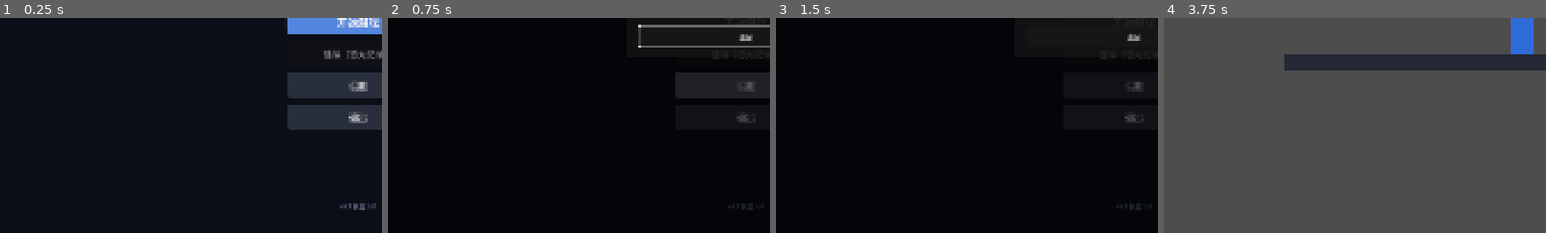
Above: before the commit, frames 1-4 (left to right).
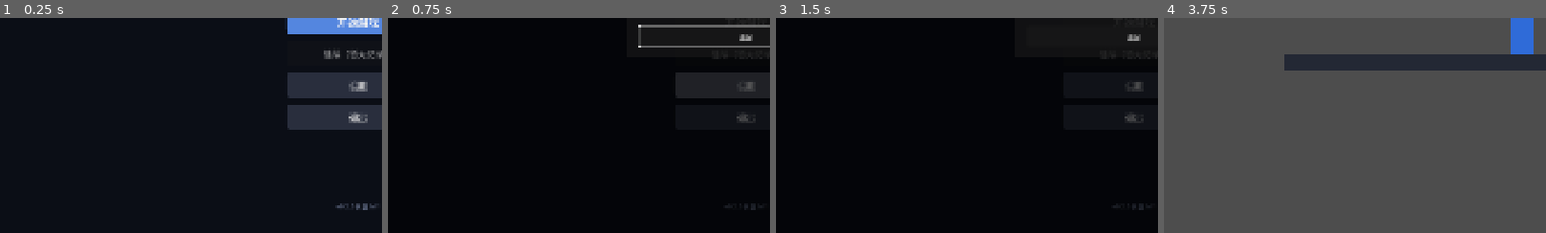
Above: after the commit, the same moments.

Repository: e-fity/self-development-salvation
Game: Godot game, scene res://scenes/ui/title.tscn
Same seed, same stepped clock (60 frames per second), same inputs: the game is played once before the commit and once after it.
Inputs:
- Up to frame 1 (0.25 s): no input
- Up to frame 2 (0.75 s): click "设置" at 0.5 s
- Up to frame 3 (1.5 s): click "显示伤害数字" at 1.25 s
- Up to frame 4 (3.75 s): click "显示教学提示" at 2 s; click "返回" at 2.75 s; click "开始游戏" at 3.5 s
The pictures show only the part of the screen within x 3-53%, y 50-100%; the shares and areas given below are measured in that part.

The runs differ from the first frame. In frame 1, 0.2% of the frame differs, in the area x 87-98%, y 86-90%; in frame 2, less than 0.1%; in frame 3, less than 0.1%; in frame 4, nothing differs.

Commit message:
refactor(game): 清理 P3 九条（数值入表、共用判定查询、缓存组引用）
- player.json 新增 feedback 段：击退/受击无敌/重生延迟/连击窗口
- 新增 scenes/combat/rect_query.gd，木桩与 Boss 共用复用查询对象
- 木桩/Boss/关卡/教学层缓存玩家与 Boss 引用，失效才查组
- 结果页/设置面板改用 preload 常量；版本号读 project.godot
- 结算页展示评分分项；_show_results 加 in-tree 守卫
- 冒烟 72 → 74 条，门禁 15 项全过

Diff:
--- a/game/autoload/game_data.gd
+++ b/game/autoload/game_data.gd
@@ -19,6 +19,8 @@
 	"move": {"speed": 220.0, "jump_velocity": -520.0, "gravity": 1400.0,
 		"max_jumps": 2, "second_jump_scale": 0.8},
 	"combo_grace": 0.45,
+	"feedback": {"hurt_knockback": 240.0, "hurt_invuln": 0.5,
+		"respawn_delay": 1.5, "combo_reset": 3.0},
 	"attacks": [
 		{"startup": 2, "active": 1, "recover": 3, "mult": 1.0, "knockback": 60.0},
 		{"startup": 2, "active": 1, "recover": 3, "mult": 1.0, "knockback": 60.0},
--- a/game/data/player.json
+++ b/game/data/player.json
@@ -14,6 +14,12 @@
     "second_jump_scale": 0.8
   },
   "combo_grace": 0.45,
+  "feedback": {
+    "hurt_knockback": 240.0,
+    "hurt_invuln": 0.5,
+    "respawn_delay": 1.5,
+    "combo_reset": 3.0
+  },
   "attacks": [
     {
       "startup": 2,
--- a/game/project.godot
+++ b/game/project.godot
@@ -11,6 +11,7 @@
 [application]
 
 config/name="salvation"
+config/version="0.2.0"
 run/main_scene="res://scenes/ui/title.tscn"
 config/features=PackedStringArray("4.7", "GL Compatibility")
 config/icon="res://icon.svg"
--- /dev/null
+++ b/game/scenes/combat/rect_query.gd
@@ -0,0 +1,27 @@
+class_name RectQuery
+extends RefCounted
+## 可复用的矩形范围查询：shape / query 只在构造时建一次，之后改尺寸和位置就行
+## 木桩和 Boss 的「身前一盒」判定共用这一份，避免在物理帧里反复 new
+
+var shape := RectangleShape2D.new()
+var query := PhysicsShapeQueryParameters2D.new()
+
+
+func _init() -> void:
+	query.shape = shape
+	query.collide_with_areas = false
+	query.collide_with_bodies = true
+
+
+## 以 center 为中心、size 为尺寸查一次物理空间，返回命中的节点
+func bodies(space: PhysicsDirectSpaceState2D, center: Vector2, size: Vector2,
+		mask: int, max_results := 8) -> Array[Node]:
+	shape.size = size
+	query.transform = Transform2D(0.0, center)
+	query.collision_mask = mask
+	var out: Array[Node] = []
+	for hit in space.intersect_shape(query, max_results):
+		var node := hit.get("collider") as Node
+		if node != null:
+			out.append(node)
+	return out
--- a/game/scenes/enemies/boss.gd
+++ b/game/scenes/enemies/boss.gd
@@ -54,6 +54,9 @@
 var _blade: Polygon2D
 var _aim: Polygon2D
 var _aim_line: Line2D
+## 招式判定共用一份矩形查询对象，不在每次出招时 new
+var _rect := RectQuery.new()
+var _player: Node2D
 
 @onready var visual: Node2D = $Visual
 @onready var flash_poly: Polygon2D = $Visual/Flash
@@ -119,7 +122,7 @@
 	if _dead or _busy:
 		return
 
-	var player := get_tree().get_first_node_in_group("player")
+	var player := _find_player()
 	if player == null:
 		return
 
@@ -138,6 +141,13 @@
 	if _atk_timer <= 0.0:
 		_busy = true
 		_choose_attack(player)
+
+
+## 玩家引用缓存：失踪（重生/换场景）才重新查组，避免每物理帧扫树
+func _find_player() -> Node2D:
+	if not is_instance_valid(_player):
+		_player = get_tree().get_first_node_in_group("player") as Node2D
+	return _player
 
 
 func _face(player: Node) -> void:
@@ -238,16 +248,8 @@
 ## 矩形判定盒里有没有玩家（用物理查询，和玩家的判定方式一致）
 func _hits_player(center: Vector2, size: Vector2) -> bool:
 	var space := get_world_2d().direct_space_state
-	var shape := RectangleShape2D.new()
-	shape.size = size
-	var query := PhysicsShapeQueryParameters2D.new()
-	query.shape = shape
-	query.transform = Transform2D(0.0, center)
-	query.collision_mask = 1          # 只查玩家层
-	query.collide_with_areas = false
-	for hit in space.intersect_shape(query, 4):
-		var body = hit.get("collider")
-		if body != null and body.has_method("take_damage"):
+	for body in _rect.bodies(space, center, size, 1, 4):
+		if body.has_method("take_damage"):
 			return true
 	return false
 
--- a/game/scenes/enemies/enemy_dummy.gd
+++ b/game/scenes/enemies/enemy_dummy.gd
@@ -33,8 +33,8 @@
 var _walk_vx := 0.0
 var _slash: Line2D
 ## 判定用的形状与查询对象只建一次；attack_range/height 变了才改 size
-var _hit_shape: RectangleShape2D
-var _hit_query: PhysicsShapeQueryParameters2D
+var _rect := RectQuery.new()
+var _player: Node2D
 
 @onready var visual: Node2D = $Visual
 @onready var flash: Polygon2D = $Visual/Flash
@@ -57,14 +57,10 @@
 	_slash.visible = false
 	visual.add_child(_slash)
 
-	_hit_shape = RectangleShape2D.new()
-	_hit_shape.size = Vector2(attack_range, attack_height)
-	_hit_query = PhysicsShapeQueryParameters2D.new()
-	_hit_query.shape = _hit_shape
-	_hit_query.collision_mask = 1          # 只查玩家层
-	_hit_query.collide_with_areas = false
-
-
+	_rect.shape.size = Vector2(attack_range, attack_height)
+
+
+## 字段名对照：JSON 的 sight → sight_range、windup → windup_time（多带单位，读代码时更清楚）
 func _load_data() -> void:
 	var d: Dictionary = Data.enemies.get("melee", {})
 	max_hp = Data.num(d, "max_hp", max_hp)
@@ -132,9 +128,16 @@
 	_update_attack(delta)
 
 
+## 玩家引用缓存：失踪（重生/换场景）才重新查组，避免每物理帧扫树
+func _find_player() -> Node2D:
+	if not is_instance_valid(_player):
+		_player = get_tree().get_first_node_in_group("player") as Node2D
+	return _player
+
+
 ## 前摇 0.45s（变红）→ 还在范围内就造成伤害
 func _update_attack(delta: float) -> void:
-	var player := get_tree().get_first_node_in_group("player")
+	var player := _find_player()
 	if player == null:
 		return
 
@@ -180,19 +183,11 @@
 ## 用「盒子能不能盖住玩家」代替「中心距 < 半径」，两种体型之间的手感才一致
 ## 形状/查询对象在 _ready 预建并复用，不在每个物理帧 new
 func _hits_player() -> bool:
-	var size := Vector2(attack_range, attack_height)
-	if _hit_shape.size != size:
-		_hit_shape.size = size
-	_hit_query.shape = _hit_shape
-
+	var center := global_position + Vector2(
+		_facing * (30.0 + attack_range * 0.5), -attack_height * 0.5)
 	var space := get_world_2d().direct_space_state
-	_hit_query.transform = Transform2D(
-		0.0,
-		global_position + Vector2(_facing * (30.0 + attack_range * 0.5), -attack_height * 0.5)
-	)
-	for hit in space.intersect_shape(_hit_query, 4):
-		var body = hit.get("collider")
-		if body != null and body.has_method("take_damage"):
+	for body in _rect.bodies(space, center, Vector2(attack_range, attack_height), 1, 4):
+		if body.has_method("take_damage"):
 			return true
 	return false
 
--- a/game/scenes/levels/level.gd
+++ b/game/scenes/levels/level.gd
@@ -1,5 +1,7 @@
 extends Node2D
 ## 关卡：检查点（节点位置即逻辑位置）、金币、结算
+
+const RESULTS_SCRIPT := preload("res://scenes/ui/results.gd")
 
 ## 检查点 x 坐标，_ready 时从场景里的 Checkpoint* 节点读取并排序
 var checkpoints: Array[float] = []
@@ -12,6 +14,9 @@
 var _taken := 0
 var _boss_seen := false
 var _finished := false
+## 玩家/Boss 引用缓存：失效（重生、Boss 被清掉）才重新查组
+var _player: Node2D
+var _boss: Node2D
 
 
 func _ready() -> void:
@@ -44,8 +49,14 @@
 	elapsed += delta
 
 
+func _find_player() -> Node2D:
+	if not is_instance_valid(_player):
+		_player = get_tree().get_first_node_in_group("player") as Node2D
+	return _player
+
+
 func _track_checkpoints() -> void:
-	var player := get_tree().get_first_node_in_group("player")
+	var player := _find_player()
 	if player == null:
 		return
 
@@ -59,8 +70,9 @@
 
 
 func _track_boss() -> void:
-	var boss := get_tree().get_first_node_in_group("boss")
-	if boss != null:
+	if not is_instance_valid(_boss):
+		_boss = get_tree().get_first_node_in_group("boss") as Node2D
+	if _boss != null:
 		_boss_seen = true
 	elif _boss_seen and not _finished:
 		_finished = true
@@ -74,7 +86,10 @@
 
 
 func _show_results() -> void:
-	var player := get_tree().get_first_node_in_group("player")
+	# 场景已经切走就不要再建结算页（await 期间可能换场景）
+	if not is_inside_tree():
+		return
+	var player := _find_player()
 	var stats := {
 		"time": elapsed,
 		"hits": player.hits_taken if player != null else 0,
@@ -90,7 +105,7 @@
 		if n != null:
 			n.visible = false
 
-	var screen: Node = load("res://scenes/ui/results.gd").new()
+	var screen: Node = RESULTS_SCRIPT.new()
 	add_child(screen)
 	screen.setup(stats)
 	get_tree().paused = true
--- a/game/scenes/player/player.gd
+++ b/game/scenes/player/player.gd
@@ -35,6 +35,12 @@
 var dash_cooldown := 6.0
 var dash_mult := 1.5
 var dash_knockback := 120.0
+
+# 受击/重生反馈（data/player.json 的 feedback 段）
+var hurt_knockback := 240.0
+var hurt_invuln_time := 0.5
+var respawn_delay := 1.5
+var combo_reset_time := 3.0
 
 @export var attack_power := 12.0        # PRD：ATK 初始 12
 @export var hitbox_size := Vector2(100, 130)
@@ -155,6 +161,11 @@
 
 	fps = Data.num(d, "fps", fps)
 	combo_grace = Data.num(d, "combo_grace", combo_grace)
+	var fb: Dictionary = d.get("feedback", {})
+	hurt_knockback = Data.num(fb, "hurt_knockback", hurt_knockback)
+	hurt_invuln_time = Data.num(fb, "hurt_invuln", hurt_invuln_time)
+	respawn_delay = Data.num(fb, "respawn_delay", respawn_delay)
+	combo_reset_time = Data.num(fb, "combo_reset", combo_reset_time)
 	attacks = d.get("attacks", attacks)
 	air_attack = d.get("air_attack", air_attack)
 	max_air_attacks = int(Data.num(air_attack, "max_uses", float(max_air_attacks)))
@@ -245,9 +256,9 @@
 		return
 	hp = maxf(0.0, hp - amount)
 	hits_taken += 1
-	_hurt_invuln = 0.5
+	_hurt_invuln = hurt_invuln_time
 	# 击退不能直接写 velocity.x——_process_move 每帧都会覆盖它，会变成 0
-	_knock = from_dir * 240.0
+	_knock = from_dir * hurt_knockback
 	Fx.impact(amount, false)   # 挨打也要有停顿和震屏，音效下面单独播
 	Audio.play_varied("hurt", -2.0)
 	Fx.damage_number(global_position + Vector2(0, -230), amount, Color(1.0, 0.42, 0.36))
@@ -268,8 +279,8 @@
 	state = State.DEAD
 	velocity = Vector2.ZERO
 	visual.modulate = Color(1, 1, 1, 0.25)
-	print("[玩家] 倒下，1.5 秒后从检查点重生")
-	await get_tree().create_timer(1.5).timeout
+	print("[玩家] 倒下，%.1f 秒后从检查点重生" % respawn_delay)
+	await get_tree().create_timer(respawn_delay).timeout
 	_respawn()
 
 
@@ -560,5 +571,5 @@
 		# 连击计数：每命中一个目标 +1，3 秒内不断
 		combo += 1
 		max_combo = maxi(max_combo, combo)
-		_combo_timer = 3.0
+		_combo_timer = combo_reset_time
 		Fx.impact(biggest)
--- a/game/scenes/ui/results.gd
+++ b/game/scenes/ui/results.gd
@@ -86,6 +86,16 @@
 		line.horizontal_alignment = HORIZONTAL_ALIGNMENT_CENTER
 		box.add_child(line)
 
+	# 分项分展示出来，方便知道评级差在哪（也顺手用上 _score 的三个分项）
+	var score := _score()
+	var breakdown := Label.new()
+	breakdown.text = "评分 %d · 时间 %d / 受伤 %d / 连击 %d" % [
+		int(score["total"]), int(score["time"]), int(score["hits"]), int(score["combo"])]
+	breakdown.add_theme_font_size_override("font_size", 18)
+	breakdown.add_theme_color_override("font_color", Color(0.6, 0.66, 0.78))
+	breakdown.horizontal_alignment = HORIZONTAL_ALIGNMENT_CENTER
+	box.add_child(breakdown)
+
 	var spacer := Control.new()
 	spacer.custom_minimum_size = Vector2(0, 18)
 	box.add_child(spacer)
--- a/game/scenes/ui/title.gd
+++ b/game/scenes/ui/title.gd
@@ -3,6 +3,9 @@
 ## 继续按钮只在有通关记录时可用（读 Save.data）
 
 const LEVEL_SCENE := "res://scenes/levels/level.tscn"
+const SETTINGS_PANEL := preload("res://scenes/ui/settings_panel.gd")
+## 版本号只在 project.godot 维护一份，界面直接读
+const FALLBACK_VERSION := "0.2.0"
 
 var _continue_btn: Button
 var _start_btn: Button
@@ -81,7 +84,8 @@
 	box.add_child(quit)
 
 	var foot := Label.new()
-	foot.text = "v0.2 灰盒 M1"
+	var version := str(ProjectSettings.get_setting("application/config/version", FALLBACK_VERSION))
+	foot.text = "v%s 灰盒 M1" % version
 	foot.add_theme_font_size_override("font_size", 16)
 	foot.add_theme_color_override("font_color", Color(0.38, 0.42, 0.52))
 	foot.position = Vector2(0, 1000)
@@ -135,7 +139,7 @@
 	_settings_open = true
 	_start_btn.disabled = true
 	_continue_btn.disabled = true
-	var panel := preload("res://scenes/ui/settings_panel.gd").new()
+	var panel := SETTINGS_PANEL.new()
 	panel.closed.connect(_on_settings_closed)
 	add_child(panel)
 
--- a/game/scenes/ui/tutorial.gd
+++ b/game/scenes/ui/tutorial.gd
@@ -16,6 +16,7 @@
 var _busy := false
 var _shown: Dictionary = {}
 var _player: Node
+var _boss: Node
 
 
 func _ready() -> void:
@@ -70,9 +71,10 @@
 	if int(_player.get("hits_taken")) > 0:
 		_hint("hurt", "被击中后有一小段无敌时间——先拉开，再反击")
 	# Boss 提示按距离触发，不能按「场景里有没有 Boss」——Boss 一开局就在场景里
-	var boss := get_tree().get_first_node_in_group("boss")
+	if _boss == null:
+		_boss = get_tree().get_first_node_in_group("boss")
 	var engage := float(Data.num(Data.boss, "engage_range", 520.0))
-	if boss != null and absf(boss.global_position.x - x) < engage:
+	if _boss != null and absf(_boss.global_position.x - x) < engage:
 		_hint("boss", "夜巡出招前会亮红光，那就是可以闪的时机")
 
 
--- a/game/tests/smoke_test.gd
+++ b/game/tests/smoke_test.gd
@@ -194,6 +194,8 @@
 			"max_hp 取自数值表"
 	)
 	_check_eq(float(player.hp), float(player.max_hp), "初始满血")
+	_check_eq(float(player.hurt_knockback), 240.0, "feedback 击退取自 player.json")
+	_check_eq(float(player.combo_reset_time), 3.0, "feedback 连击窗口取自 player.json")
 
 	player.take_damage(10.0, 1)
 	_check_eq(float(player.hp), float(player.max_hp) - 10.0, "受伤扣血")
@@ -235,15 +237,14 @@
 	await get_tree().physics_frame
 
 	var full: float = enemy.max_hp
-	var shape_before = enemy.get("_hit_shape")
-	var query_before = enemy.get("_hit_query")
+	var rect_before = enemy.get("_rect")
 	enemy.call("_hits_player")
 	enemy.call("_hits_player")
 	_check(
-			enemy.get("_hit_shape") == shape_before and enemy.get("_hit_query") == query_before,
-			"判定形状/查询对象复用，不逐帧重建"
+			enemy.get("_rect") == rect_before,
+			"判定查询对象复用，不逐帧重建"
 	)
-	_check_eq(shape_before.size, Vector2(70.0, 200.0), "判定盒尺寸取 enemies.json")
+	_check_eq(rect_before.shape.size, Vector2(70.0, 200.0), "判定盒尺寸取 enemies.json")
 	enemy.take_hit(10.0, 1, 0.0)
 	_check_eq(float(enemy.hp), full - 10.0, "木桩受击扣血")
 	enemy.take_hit(9999.0, 1, 9999.0)
Not shown, added: game/scenes/combat/rect_query.gd.uid
Not shown, changed: docs/代码审查报告.md
Not shown, changed: docs/代码规约.md
Not shown, changed: docs/工程规范.md
Not shown, changed: docs/架构与逻辑说明.md
